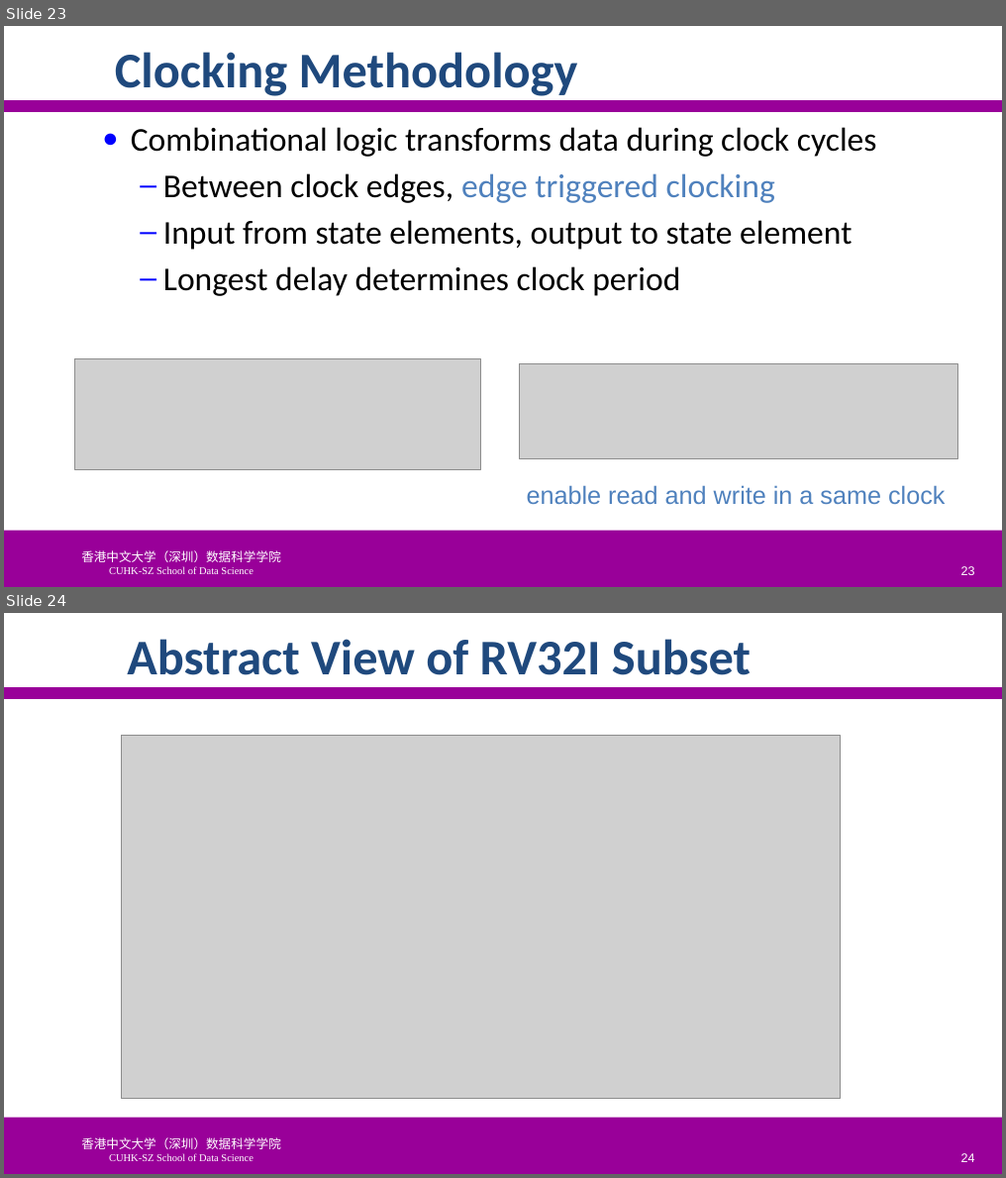
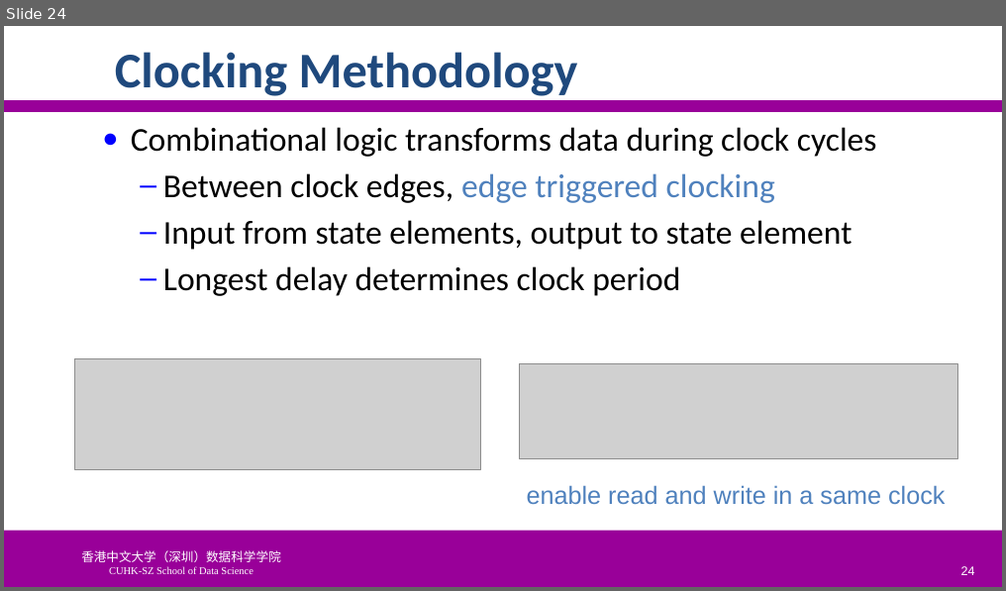
Before and after one commit to SUNCHAOYI923/CMU_CSAPP, a slide deck: slide/CA3060-4-ProcessorArchitecture.pptx. Shown one above the other, each under a label of ours: slides 23 and 24 before the commit, slide 24 after it. The pictures are 1006x1178 and 1006x591 pixels, drawn with LibreOffice and Linux fonts; fonts in the diff are those of the drawing; grey boxes stand for pictures; background and template pictures are left out. Boxes give left, top, right and bottom in pixels: in the first picture for what was removed or moved away, otherwise in the second. Text is boxed around its words. In the diff, an @@ line names an element or a change of style, - is before the commit and + after.

```diff
--- a/slide/CA3060-4-ProcessorArchitecture.pptx
+++ b/slide/CA3060-4-ProcessorArchitecture.pptx
@@ slide 24 removed at [4, 613, 1002, 1174], background #FFFFFF; not listed: 3 template elements that a slide beside it also shows @@
@@ title removed at [127, 639, 750, 675] @@
-Abstract View of RV32I Subset
@@ picture removed at [121, 736, 841, 1099] @@
@@ page number removed at [961, 1154, 975, 1162] @@
-24
@@ what was slide 23 is now slide 24 @@
@@ page number at [961, 567, 975, 575]: text changed @@
-23
+24
```
Also in this commit, not shown: 7 slides changed, 5 slides added, 10 other slides removed, 8 other files.
